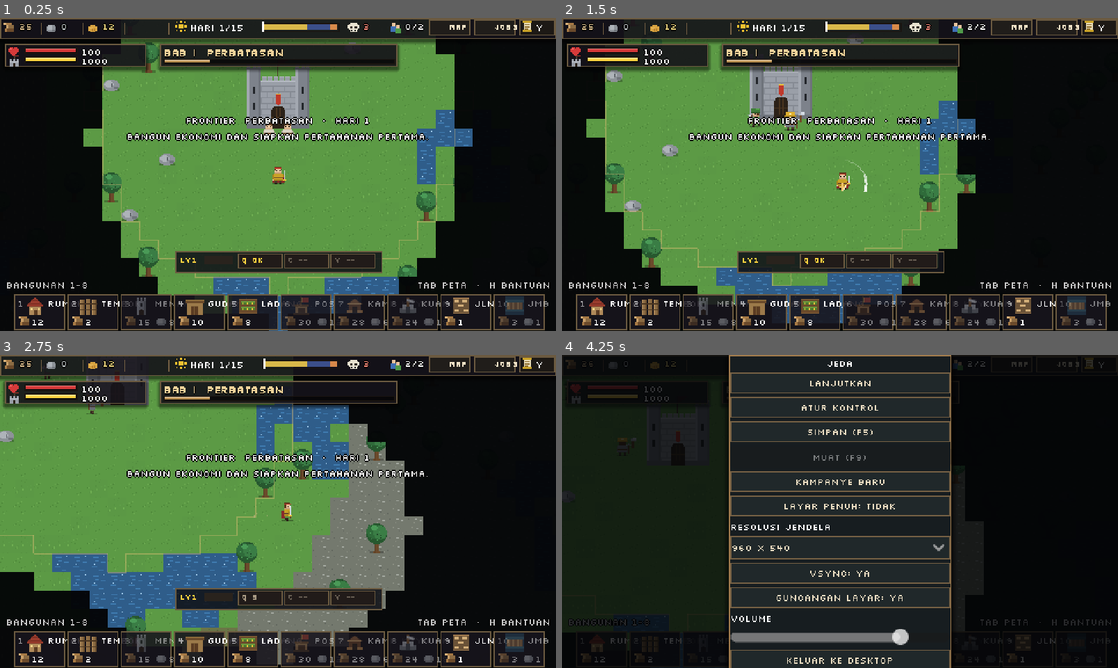
Above: before the commit, frames 1-4 (two rows, left to right).
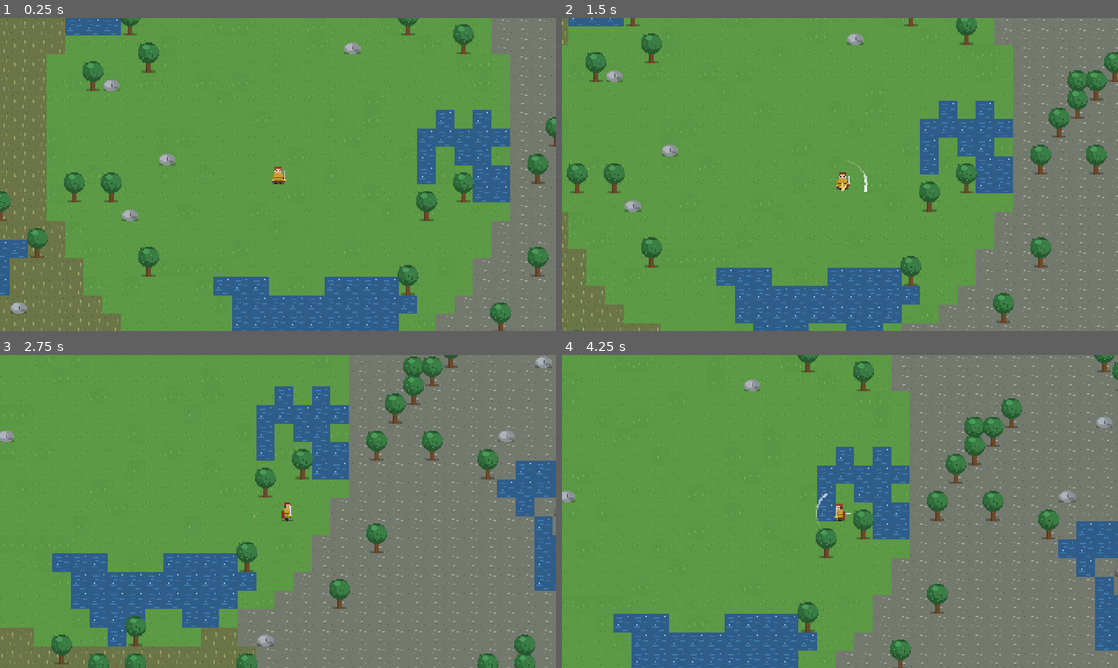
Above: after the commit, the same moments.

Repository: shimleabyte/hold-the-keep
Game: Godot game, scene res://scenes/main.tscn
The game is run twice, just before and just after one commit, with the same random seed, the same clock (stepped at 60 frames per second) and the same inputs.
Inputs (mouse positions are in pixels of both pictures, inside the frame that each line leads up to):
- Up to frame 1 (0.25 s): no input
- Up to frame 2 (1.5 s): tap Enter at 0.5 s; move the mouse to (962, 158) at 0.52 s; hold D (move_right) 0.53-1.28 s; tap B at 0.6 s; click (962, 158) at 0.67 s; tap Space at 0.77 s; move the mouse to (728, 190) at 1.27 s; hold S (move_down) from 1.28 s (still down); tap C (ability_cleave) at 1.35 s; click (728, 190) at 1.42 s
- Up to frame 3 (2.75 s): tap Space at 1.52 s; tap B at 1.55, 2.3 s; move the mouse to (333, 442) at 2.02 s; release S (move_down) at 2.03 s; hold D (move_right) from 2.03 s (still down); tap Q (ability_dash) at 2.1 s; click (333, 442) at 2.17 s
- Up to frame 4 (4.25 s): move the mouse to (812, 574) at 2.77 s; release D (move_right) at 2.78 s; hold W (move_up) 2.78-3.53 s; tap V (ability_rally) at 2.85 s; click (812, 574) at 2.92 s; tap Space at 3.02, 3.77 s; tap B at 3.05, 3.8 s; move the mouse to (1006, 558) at 3.52 s; hold A (move_left) from 3.53 s (still down); hold F (attack) from 3.53 s (still down); click (1006, 558) at 3.67 s; tap Escape at 4.15 s

The runs differ from the first frame. In frame 1, 62% of the frame differs, in the area x 0-100%, y 0-100%; in frame 2, 63%; in frame 3, 56%; in frame 4, 100%.
Error after the commit: Parse Error: Cannot infer the type of "progress" variable because the value doesn't have a set type. (res://scripts/ui/hud.gd:1637)

Commit message:
feat: add Phase 05.2b queue (hud.gd)

Diff:
--- a/scripts/ui/hud.gd
+++ b/scripts/ui/hud.gd
@@ -52,6 +52,7 @@
     ["C", "TEBAS (LEVEL 2)"],
     ["V", "SERUAN (LEVEL 3)"],
     ["1-9 / 0", "PILIH BANGUNAN"],
+    ["B / QUEUE", "ANTREAN KONSTRUKSI"],
     ["KLIK KIRI", "PASANG BANGUNAN"],
     ["KLIK KANAN", "BATAL / BONGKAR"],
     ["T M K R B", "TAMBAH JOB"],
@@ -78,6 +79,11 @@
 var _stage_panel: Panel
 var _build_left_hint: Label
 var _build_right_hint: Label
+var _queue_button: HudChip
+var _queue_backdrop: ColorRect
+var _queue_panel: Panel
+var _queue_count_label: Label
+var _queue_list: VBoxContainer
 var _blockers: Array[Control] = []
 
 var _wood: Label
@@ -153,12 +159,14 @@
     _build_overlay()
     _build_map()
     _build_outpost_panel()
+    _build_construction_queue_panel()
 
     Events.resource_changed.connect(_on_resource_changed)
     Events.supply_cost_source_changed.connect(_on_supply_state_changed)
     Events.supply_stock_changed.connect(_on_supply_state_changed)
     Events.supply_pressure_changed.connect(_on_supply_state_changed)
     Events.build_selected.connect(_on_build_selected)
+    Events.construction_queue_changed.connect(_on_construction_queue_changed)
     Events.build_feedback.connect(_show_message)
     Events.player_hp_changed.connect(_on_player_hp)
     Events.keep_hp_changed.connect(_on_keep_hp)
@@ -381,7 +389,16 @@
 
 
 func _build_build_bar() -> void:
-    _build_left_hint = _label(self, "BANGUNAN 1-8", Vector2(4, 225), Color(1, 1, 1, 0.78))
+    _queue_button = HudChip.new()
+    _queue_button.label = "QUEUE"
+    _queue_button.font = _font
+    _queue_button.position = Vector2(4, 211)
+    _queue_button.size = Vector2(38, 12)
+    _queue_button.tooltip_text = "Buka antrean konstruksi (B)"
+    _queue_button.pressed.connect(_toggle_construction_queue)
+    add_child(_queue_button)
+    _blockers.append(_queue_button)
+    _build_left_hint = _label(self, "BANGUNAN 1-8", Vector2(46, 225), Color(1, 1, 1, 0.78))
     _build_right_hint = _label(self, "TAB PETA  ·  H BANTUAN", Vector2(360, 225), Color(1, 1, 1, 0.78))
     _build_right_hint.horizontal_alignment = HORIZONTAL_ALIGNMENT_RIGHT
     _rebuild_build_bar()
@@ -451,6 +468,8 @@
 
 func _toggle_map() -> void:
     var opening: bool = not _map_panel.visible
+    if opening:
+        _close_construction_queue()
     if opening and _outpost_panel.visible:
         _outpost_panel.visible = false
         _outpost_backdrop.visible = false
@@ -468,6 +487,8 @@
 
 func _toggle_jobs() -> void:
     var opening := not _jobs_panel.visible
+    if opening:
+        _close_construction_queue()
     if opening and _outpost_panel.visible:
         _outpost_panel.visible = false
         _outpost_backdrop.visible = false
@@ -907,6 +928,8 @@
 
 func _toggle_outposts() -> void:
     var opening: bool = not _outpost_panel.visible
+    if opening:
+        _close_construction_queue()
     _outpost_panel.visible = opening
     _outpost_backdrop.visible = opening
     _outpost_button.active = opening
@@ -924,6 +947,128 @@
         _refresh_outpost_panel()
 
 
+func _build_construction_queue_panel() -> void:
+    _queue_backdrop = ColorRect.new()
+    _queue_backdrop.color = Color(0.015, 0.02, 0.028, 0.86)
+    _queue_backdrop.size = _viewport_size
+    _queue_backdrop.mouse_filter = Control.MOUSE_FILTER_STOP
+    _queue_backdrop.gui_input.connect(_on_queue_backdrop_input)
+    _queue_backdrop.visible = false
+    add_child(_queue_backdrop)
+    _blockers.append(_queue_backdrop)
+
+    _queue_panel = _panel(Vector2.ZERO, Vector2(356, 220))
+    _queue_panel.visible = false
+    var title := _label(_queue_panel, "ANTREAN KONSTRUKSI", Vector2(10, 7), GOLD)
+    title.add_theme_font_size_override("font_size", 9)
+    _queue_count_label = _label(_queue_panel, "0 PROYEK", Vector2(10, 22), Color("#c9b99d"))
+    _queue_count_label.add_theme_font_size_override("font_size", 6)
+
+    var close := HudChip.new()
+    close.label = "X"
+    close.font = _font
+    close.position = Vector2(330, 4)
+    close.size = Vector2(19, 15)
+    close.pressed.connect(_toggle_construction_queue)
+    _queue_panel.add_child(close)
+
+    var scroll := ScrollContainer.new()
+    scroll.position = Vector2(8, 36)
+    scroll.size = Vector2(340, 176)
+    scroll.horizontal_scroll_mode = ScrollContainer.SCROLL_MODE_DISABLED
+    scroll.mouse_filter = Control.MOUSE_FILTER_STOP
+    _queue_panel.add_child(scroll)
+
+    _queue_list = VBoxContainer.new()
+    _queue_list.size_flags_horizontal = Control.SIZE_EXPAND_FILL
+    _queue_list.add_theme_constant_override("separation", 3)
+    scroll.add_child(_queue_list)
+
+
+func _on_queue_backdrop_input(event: InputEvent) -> void:
+    if event is InputEventMouseButton and event.pressed and event.button_index == MOUSE_BUTTON_LEFT:
+        _close_construction_queue()
+
+
+func _toggle_construction_queue() -> void:
+    var opening: bool = not _queue_panel.visible
+    if opening:
+        _map_panel.visible = false
+        _map_backdrop.visible = false
+        _map_button.active = false
+        _map_button.queue_redraw()
+        _jobs_panel.visible = false
+        _jobs_button.active = false
+        _jobs_button.queue_redraw()
+        _outpost_panel.visible = false
+        _outpost_backdrop.visible = false
+        _outpost_button.active = false
+        _outpost_button.queue_redraw()
+        _help.visible = false
+        _refresh_construction_queue()
+    _queue_panel.visible = opening
+    _queue_backdrop.visible = opening
+    _queue_button.active = opening
+    _queue_button.queue_redraw()
+
+
+func _close_construction_queue() -> void:
+    _queue_panel.visible = false
+    _queue_backdrop.visible = false
+    _queue_button.active = false
+    _queue_button.queue_redraw()
+
+
+func _on_construction_queue_changed() -> void:
+    if _queue_panel.visible:
+        _refresh_construction_queue()
+
+
+func _refresh_construction_queue() -> void:
+    if _queue_list == null:
+        return
+    for child in _queue_list.get_children():
+        child.queue_free()
+    var main_node = get_tree().get_first_node_in_group("main")
+    if main_node == null or main_node.build == null:
+        _queue_count_label.text = "GAME BELUM SIAP"
+        return
+    var sites: Array = main_node.build.construction_queue()
+    _queue_count_label.text = "%d PROYEK AKTIF" % sites.size()
+    if sites.is_empty():
+        var empty := _label(_queue_list, "BELUM ADA BLUEPRINT. PILIH BANGUNAN DAN TEMPATKAN DI PETA.", Vector2.ZERO, Color("#c9b99d"))
+        empty.add_theme_font_size_override("font_size", 7)
+        empty.custom_minimum_size = Vector2(320, 28)
+        return
+    for index in sites.size():
+        var site = sites[index]
+        if not is_instance_valid(site):
+            continue
+        var row := ConstructionQueueRow.new()
+        row.site = site
+        row.font = _font
+        row.order_index = index
+        row.can_move_up = index > 0
+        row.can_move_down = index < sites.size() - 1
+        row.custom_minimum_size = Vector2(328, 32)
+        row.size_flags_horizontal = Control.SIZE_EXPAND_FILL
+        row.move_requested.connect(_on_queue_move_requested)
+        row.cancel_requested.connect(_on_queue_cancel_requested)
+        _queue_list.add_child(row)
+
+
+func _on_queue_move_requested(site, direction: int) -> void:
+    var main_node = get_tree().get_first_node_in_group("main")
+    if main_node != null:
+        main_node.build.move_construction_site(site, direction)
+
+
+func _on_queue_cancel_requested(site) -> void:
+    var main_node = get_tree().get_first_node_in_group("main")
+    if main_node != null:
+        main_node.build.cancel_site(site)
+
+
 func _build_help() -> void:
     var h := HELP_ROWS.size() * 10 + 30
     _help = _panel(Vector2((_viewport_size.x - 288.0) / 2.0, (_viewport_size.y - h) / 2.0), Vector2(288, h))
@@ -1001,13 +1146,16 @@
     _outpost_backdrop.size = _viewport_size
     _outpost_panel.position = (_viewport_size - _outpost_panel.size) * 0.5
     _map_panel.position = (_viewport_size - _map_panel.size) * 0.5
+    _queue_backdrop.size = _viewport_size
+    _queue_panel.position = (_viewport_size - _queue_panel.size) * 0.5
 
     var help_height := _help.size.y
     _help.position = Vector2((_viewport_size.x - _help.size.x) * 0.5, (_viewport_size.y - help_height) * 0.5)
 
     var build_y := _viewport_size.y - SLOT_H - 2.0
     var hint_y := build_y - 14.0
-    _build_left_hint.position = Vector2(5, hint_y)
+    _queue_button.position = Vector2(5, hint_y - 1.0)
+    _build_left_hint.position = Vector2(46, hint_y)
     _build_right_hint.position = Vector2(_viewport_size.x - 132.0, hint_y)
     _build_right_hint.size = Vector2(127.0, 10)
     _build_right_hint.horizontal_alignment = HORIZONTAL_ALIGNMENT_RIGHT
@@ -1122,7 +1270,13 @@
             get_tree().paused = false
             get_tree().reload_current_scene()
         return
-    if event.keycode == KEY_ESCAPE and _map_panel.visible:
+    if event.keycode == KEY_B:
+        _toggle_construction_queue()
+        get_viewport().set_input_as_handled()
+    elif event.keycode == KEY_ESCAPE and _queue_panel.visible:
+        _toggle_construction_queue()
+        get_viewport().set_input_as_handled()
+    elif event.keycode == KEY_ESCAPE and _map_panel.visible:
         _toggle_map()
         get_viewport().set_input_as_handled()
     elif event.keycode == KEY_ESCAPE and _jobs_panel.visible:
@@ -1262,6 +1416,7 @@
     _outpost_backdrop.visible = false
     _outpost_button.active = false
     _outpost_button.queue_redraw()
+    _close_construction_queue()
     _help.visible = false
 
 
@@ -1433,6 +1588,76 @@
 
 
 ## Slot bar bangunan: ikon, nomor + nama, biaya. Bisa diklik.
+class ConstructionQueueRow extends Control:
+    signal move_requested(site, direction: int)
+    signal cancel_requested(site)
+    var site: Node
+    var font: Font
+    var order_index := 0
+    var can_move_up := false
+    var can_move_down := false
+    var _last_progress := -1.0
+
+    func _ready() -> void:
+        mouse_filter = Control.MOUSE_FILTER_STOP
+        tooltip_text = "UP: dahulukan  ·  DN: tunda  ·  X: batalkan dan kembalikan biaya belum terpakai"
+
+    func _process(_delta: float) -> void:
+        if site == null or not is_instance_valid(site):
+            return
+        var progress: float = site.progress_ratio()
+        if absf(progress - _last_progress) >= 0.002:
+            _last_progress = progress
+            queue_redraw()
+
+    func _gui_input(event: InputEvent) -> void:
+        if not (event is InputEventMouseButton and event.pressed and event.button_index == MOUSE_BUTTON_LEFT):
+            return
+        var x := size.x
+        if Rect2(x - 61.0, 1.0, 19.0, 14.0).has_point(event.position):
+            if can_move_up:
+                move_requested.emit(site, -1)
+            accept_event()
+        elif Rect2(x - 40.0, 1.0, 19.0, 14.0).has_point(event.position):
+            if can_move_down:
+                move_requested.emit(site, 1)
+            accept_event()
+        elif Rect2(x - 19.0, 1.0, 18.0, 14.0).has_point(event.position):
+            cancel_requested.emit(site)
+            accept_event()
+
+    func _draw() -> void:
+        if site == null or not is_instance_valid(site):
+            return
+        draw_rect(Rect2(Vector2.ZERO, size), Color("#191a18"))
+        draw_rect(Rect2(Vector2.ZERO, size), Color("#554a37"), false, 1.0)
+        var building_name := String(site.data.get("short", site.data.get("name", site.id)))
+        draw_string(font, Vector2(6, 10), "%02d  %s" % [order_index + 1, building_name],
+            HORIZONTAL_ALIGNMENT_LEFT, maxf(80.0, size.x - 72.0), 7, Color("#e5d7bb"))
+        var progress := site.progress_ratio()
+        draw_rect(Rect2(6, 17, 72, 5), Color("#090b0b"))
+        draw_rect(Rect2(7, 18, 70.0 * progress, 3), Color("#d6bc78"))
+        var cost_text := ""
+        for pair in [["wood", "W"], ["stone", "S"], ["iron", "I"], ["food", "F"]]:
+            if site.paid_cost.has(pair[0]):
+                if not cost_text.is_empty():
+                    cost_text += " "
+                cost_text += "%s%d" % [String(pair[1]), int(site.paid_cost[pair[0]])]
+        var detail := "%d%%  %s" % [roundi(progress * 100.0), cost_text]
+        draw_string(font, Vector2(86, 22), detail, HORIZONTAL_ALIGNMENT_LEFT,
+            maxf(70.0, size.x - 154.0), 6, Color("#c5b99f"))
+        _draw_action_button(Rect2(size.x - 61.0, 1.0, 19.0, 14.0), "UP", can_move_up)
+        _draw_action_button(Rect2(size.x - 40.0, 1.0, 19.0, 14.0), "DN", can_move_down)
+        _draw_action_button(Rect2(size.x - 19.0, 1.0, 18.0, 14.0), "X", true)
+
+    func _draw_action_button(rect: Rect2, caption: String, enabled: bool) -> void:
+        draw_rect(rect, Color("#373126") if enabled else Color("#242321"))
+        draw_rect(rect, Color("#88734d") if enabled else Color("#49443b"), false, 1.0)
+        draw_string(font, rect.position + Vector2(3, 10), caption, HORIZONTAL_ALIGNMENT_LEFT,
+            rect.size.x - 3.0, 6, Color("#ead7ae") if enabled else Color("#777064"))
+
+
+## Slot bar bangunan: ikon, nomor + nama, biaya. Bisa diklik.
 class BuildSlot extends Control:
     signal pressed(id: String)
     var id := ""
